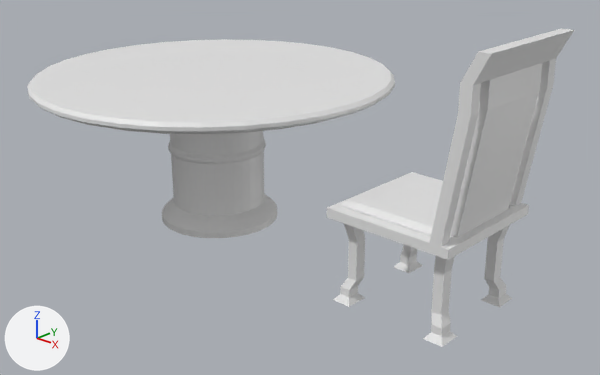
Before and after pictures for a commit that changed the Blender file PSMG_SS_2015_VGHS/Blenderfiles/dining-room/dining-table.blend.
Rendered twice from a 50 mm lens placed at (10.55, -9.21, 5.82), pointed at (1.97, 0.02, 1.03). Arrows for +X, +Y and +Z are at lower left; the lights stay in place.

Before the edit, the objects in view are built like this:
```python
me_circle = bpy.data.meshes.new('Circle')
me_circle.from_pydata(...)  # 544 vertices, 513 faces; spans x -1.02..1.02, y -1.02..1.02, z -0.87..0.0
me_cube_001 = bpy.data.meshes.new('Cube.001')
me_cube_001.from_pydata(...)  # 226 vertices, 228 faces; spans x -1.0..1.4, y -1.0..1.0, z -19.4..35.9
ob_circle = bpy.data.objects.new('Circle', me_circle)
ob_circle.location = (0.0, 0.0, 2.61)
ob_circle.scale = (3.0, 3.0, 3.0)
ob_stuhl = bpy.data.objects.new('Stuhl', me_cube_001)
ob_stuhl.location = (4.54, -0.14, 1.39)
ob_stuhl.scale = (1.0, 1.0, 0.0712)
```
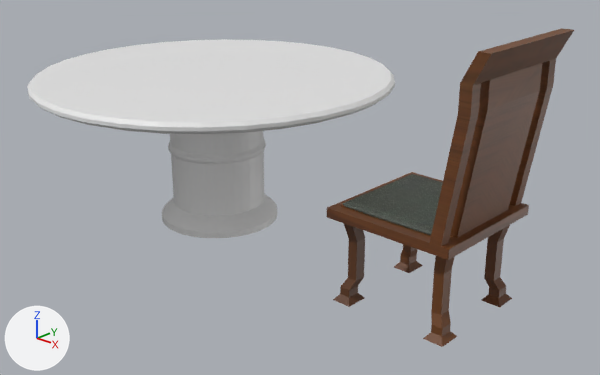
Boxes [x1, y1, x2, y2] around the edits, measured in the pictures (600 x 375 px):
'Stuhl', recoloured (grey to brown)
    both: [327, 28, 574, 347]

The change in detail:
Picture 'chair.jpg' (img_chair_jpg) is new.
Material 'chair.jpg' (mat_chair_jpg) is new.
Its texture is img_chair_jpg.
me_cube_001 has 226 vertices, 228 faces and spans x -1.0..1.4, y -1.0..1.0, z -19.4..35.9.
me_cube_001 now uses material mat_chair_jpg (picture img_chair_jpg).
